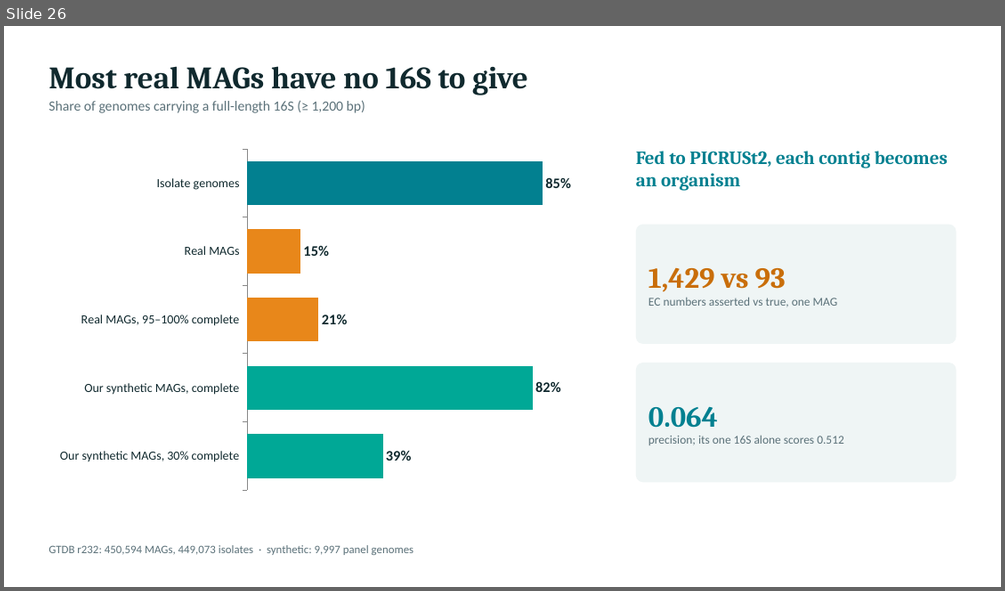
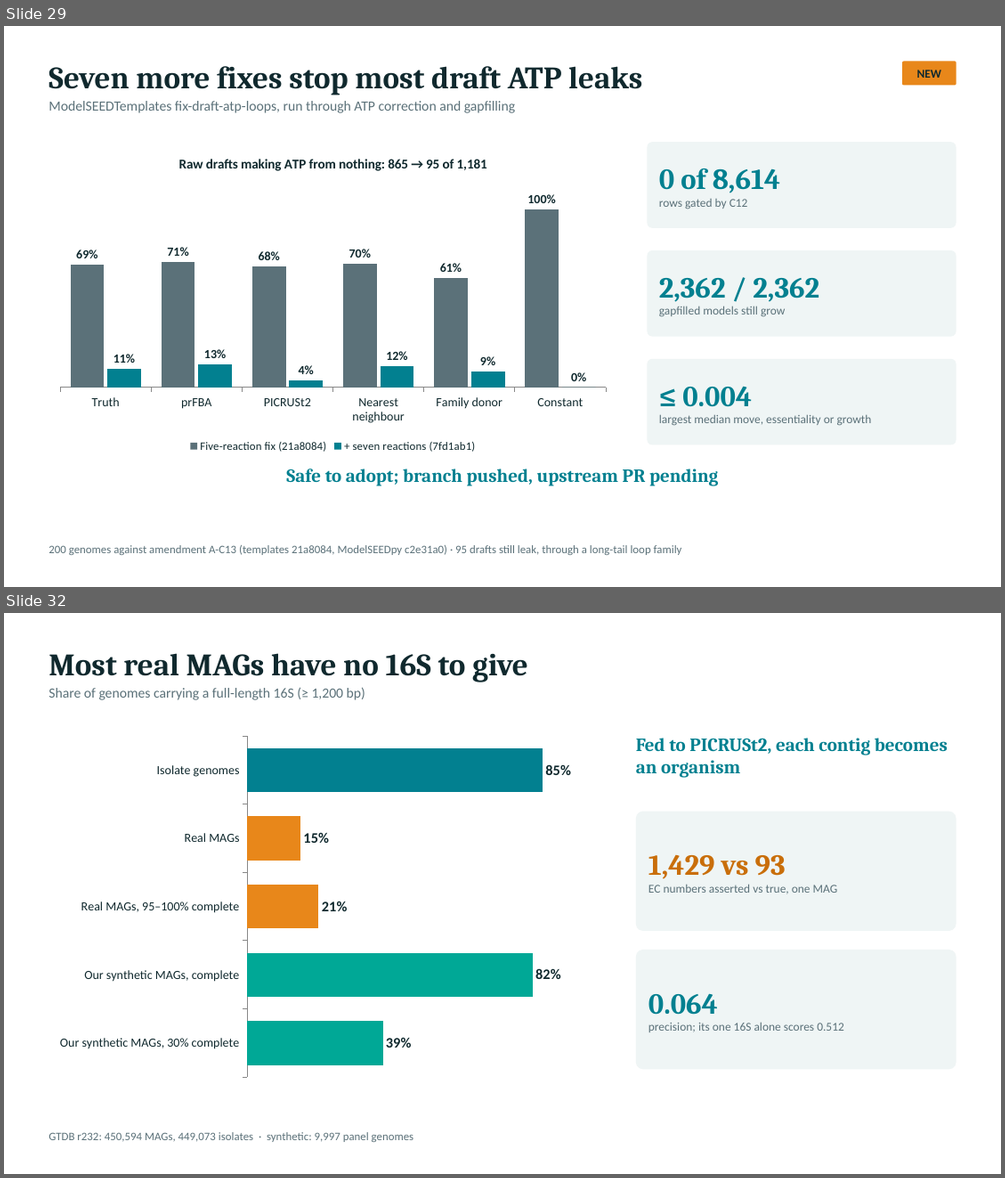
Before and after one commit to freiburgermsu/prFBA, a slide deck: presentations/prFBA_updates_2026-10.pptx. Shown one above the other, each under a label of ours: slide 26 before the commit, slides 29 and 32 after it; the slides between them are not shown. The pictures are 1005x591 and 1005x1178 pixels, drawn with LibreOffice and Linux fonts; fonts in the diff are those of the drawing. Boxes give left, top, right and bottom in pixels: in the first picture for what was removed or moved away, otherwise in the second. Text is boxed around its words. In the diff, an @@ line names an element or a change of style, - is before the commit and + after.

```diff
--- a/presentations/prFBA_updates_2026-10.pptx
+++ b/presentations/prFBA_updates_2026-10.pptx
@@ slide 29 added at (4,26,1001,587), background #FFFFFF @@
@@ text added at (48,66,642,113), 13.5 pt, text #5B7179 @@
+Seven more fixes stop most draft ATP leaks
+ModelSEEDTemplates fix-draft-atp-loops, run through ATP correction and gapfilling
@@ rounded rectangle added at (902,61,956,85), fill #E8871A, 11.5 pt, text #10292E, bold @@
+NEW
@@ column chart added at (48,142,617,456) @@
+title "Raw drafts making ATP from nothing: 865 → 95 of 1,181"
+categories: Truth, prFBA, PICRUSt2, Nearest neighbour, Family donor, Constant
+Five-reaction fix (21a8084): 0.69, 0.7, 0.68, 0.69, 0.61, 1
++ seven reactions (7fd1ab1): 0.1, 0.13, 0.04, 0.12, 0.09, 0
@@ rounded rectangle added at (647,142,956,228), fill #EFF5F5, 11.5 pt, text #5B7179 @@
+0 of 8,614
+rows gated by C12
@@ rounded rectangle added at (647,250,956,337), fill #EFF5F5, 11.5 pt, text #5B7179 @@
+2,362 / 2,362
+gapfilled models still grow
@@ rounded rectangle added at (647,359,956,445), fill #EFF5F5, 11.5 pt, text #5B7179 @@
+≤ 0.004
+largest median move, essentiality or growth
@@ text added at (286,468,718,486), 18 pt, text #028090, bold @@
+Safe to adopt; branch pushed, upstream PR pending
@@ text added at (48,545,682,555), 11 pt, text #5B7179 @@
+200 genomes against amendment A-C13 (templates 21a8084, ModelSEEDpy c2e31a0) · 95 drafts still leak, through a long-tail loop family
@@ what was slide 26 is now slide 32 @@
```
Also in this commit, not shown: 12 slides changed, 6 other slides added, 7 other files.
